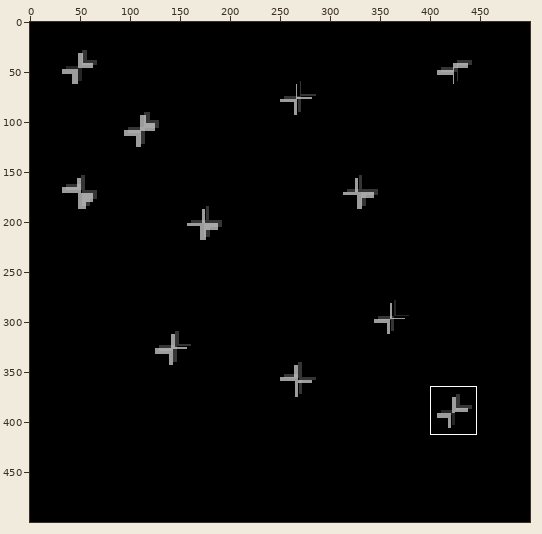
Sprite sheet: web/images/background.png. Above, an overview of the earlier version with the close-up marked.
Close-up. The starting point:
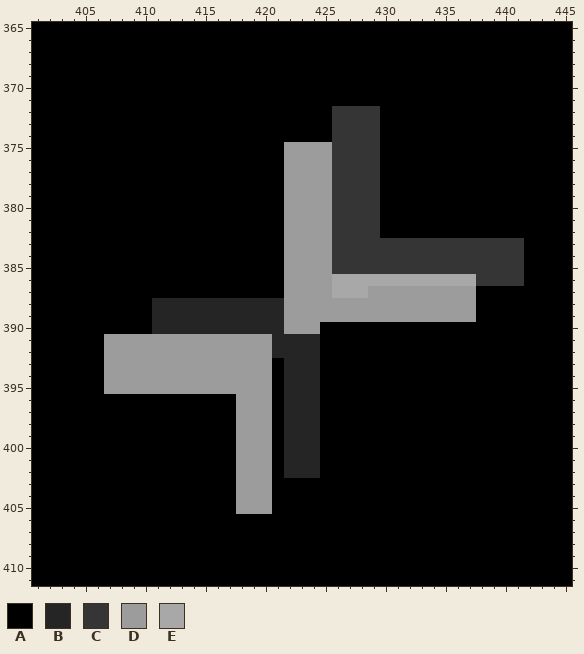
The file is 500x500 pixels. Colours within 5 levels of each other are drawn and written as one. Shown: x 401..445, y 365..411. The commit also changed other parts of the picture, which this record leaves out.
Palette (. is transparent): A #000000  B #252525  C #353535  D #9c9c9c  E #a8a8a8
Now the later version:
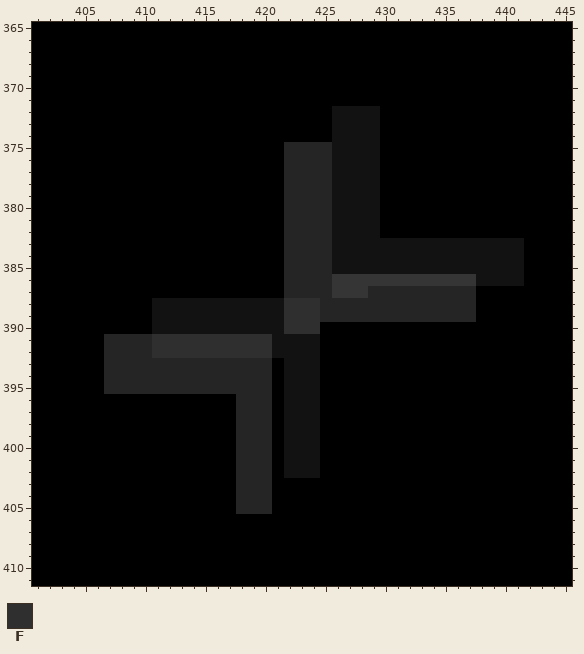
Colours new in this view: F #2f2f2f
What changed:
{"colour":"C","old":"#353535","new":"#121212"}
{"colour":"E","old":"#a8a8a8","new":"#353535"}
{"y":375,"x":422,"old":"DDDD","new":"BBBB"}
{"y":376,"x":422,"old":"DDDD","new":"BBBB"}
{"y":377,"x":422,"old":"DDDD","new":"BBBB"}
{"y":378,"x":422,"old":"DDDD","new":"BBBB"}
{"y":379,"x":422,"old":"DDDD","new":"BBBB"}
{"y":380,"x":422,"old":"DDDD","new":"BBBB"}
{"y":381,"x":422,"old":"DDDD","new":"BBBB"}
{"y":382,"x":422,"old":"DDDD","new":"BBBB"}
{"y":383,"x":422,"old":"DDDD","new":"BBBB"}
{"y":384,"x":422,"old":"DDDD","new":"BBBB"}
{"y":385,"x":422,"old":"DDDD","new":"BBBB"}
{"y":386,"x":422,"old":"DDDD","new":"BBBB"}
{"y":387,"x":422,"old":"DDDD","new":"BBBB"}
{"y":387,"x":429,"old":"DDDDDDDDD","new":"BBBBBBBBB"}
{"y":388,"x":411,"old":"BBBBBBBBBBBDDDDDDDDDDDDDDDD","new":"CCCCCCCCCCCFFFBBBBBBBBBBBBB"}
{"y":389,"x":411,"old":"BBBBBBBBBBBDDDDDDDDDDDDDDDD","new":"CCCCCCCCCCCFFFBBBBBBBBBBBBB"}
{"y":390,"x":411,"old":"BBBBBBBBBBBDDD","new":"CCCCCCCCCCCFFF"}
{"y":391,"x":407,"old":"DDDDDDDDDDDDDDBBBB","new":"BBBBFFFFFFFFFFCCCC"}
{"y":392,"x":407,"old":"DDDDDDDDDDDDDDBBBB","new":"BBBBFFFFFFFFFFCCCC"}
{"y":393,"x":407,"old":"DDDDDDDDDDDDDD","new":"BBBBBBBBBBBBBB"}
{"y":393,"x":422,"old":"BBB","new":"CCC"}
{"y":394,"x":407,"old":"DDDDDDDDDDDDDD","new":"BBBBBBBBBBBBBB"}
{"y":394,"x":422,"old":"BBB","new":"CCC"}
{"y":395,"x":407,"old":"DDDDDDDDDDDDDD","new":"BBBBBBBBBBBBBB"}
{"y":395,"x":422,"old":"BBB","new":"CCC"}
{"y":396,"x":418,"old":"DDD","new":"BBB"}
{"y":396,"x":422,"old":"BBB","new":"CCC"}
{"y":397,"x":418,"old":"DDD","new":"BBB"}
{"y":397,"x":422,"old":"BBB","new":"CCC"}
{"y":398,"x":418,"old":"DDD","new":"BBB"}
{"y":398,"x":422,"old":"BBB","new":"CCC"}
{"y":399,"x":418,"old":"DDD","new":"BBB"}
{"y":399,"x":422,"old":"BBB","new":"CCC"}
{"y":400,"x":418,"old":"DDD","new":"BBB"}
{"y":400,"x":422,"old":"BBB","new":"CCC"}
{"y":401,"x":418,"old":"DDD","new":"BBB"}
{"y":401,"x":422,"old":"BBB","new":"CCC"}
{"y":402,"x":418,"old":"DDD","new":"BBB"}
{"y":402,"x":422,"old":"BBB","new":"CCC"}
{"y":403,"x":418,"old":"DDD","new":"BBB"}
{"y":404,"x":418,"old":"DDD","new":"BBB"}
{"y":405,"x":418,"old":"DDD","new":"BBB"}
{"label":"changed","picture_box":[104,106,524,514]}
